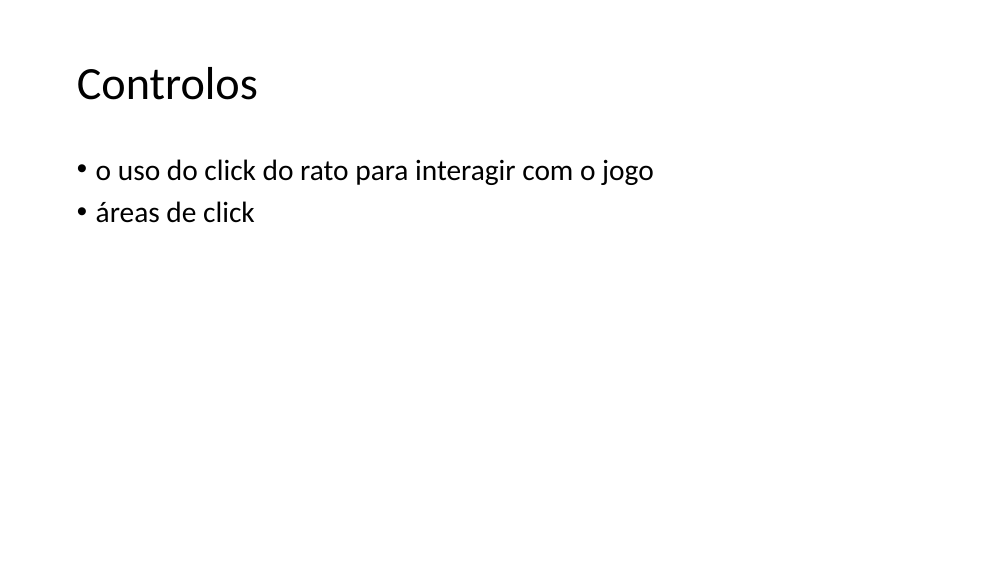
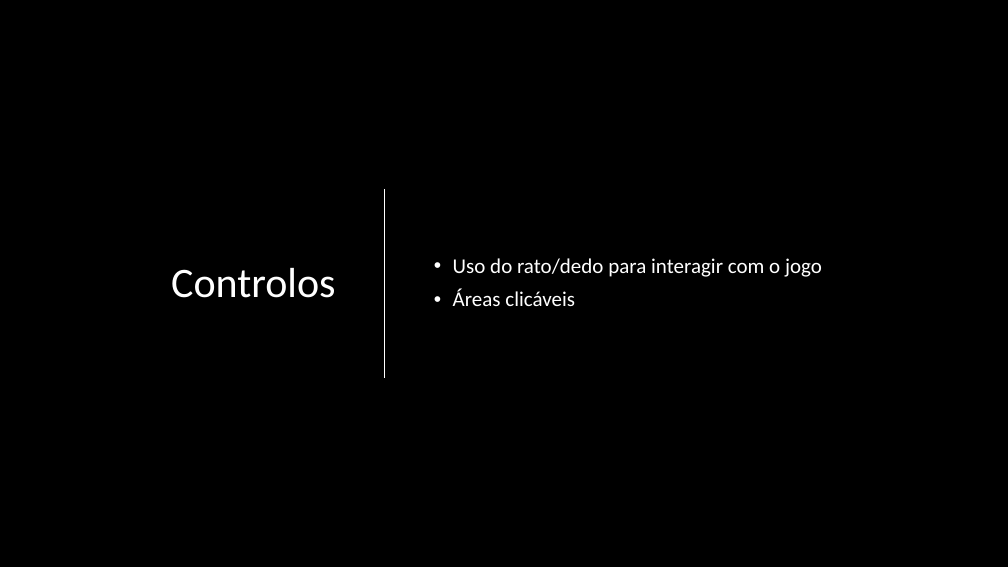
Before and after one commit to 1diogoguimaraes/Academics, a slide deck: slide 4 of DJW/presentation/Jogo.pptx. Drawn at 1008x567 pixels with LibreOffice and Linux fonts; fonts in the diff are those of the drawing; background and template pictures are left out. Boxes give left, top, right and bottom in pixels: in the first picture for what was removed or moved away, otherwise in the second. Text is boxed around its words. In the diff, an @@ line names an element or a change of style, - is before the commit and + after.

```diff
--- a/DJW/presentation/Jogo.pptx
+++ b/DJW/presentation/Jogo.pptx
@@ background #FFFFFF to picture (left out) @@
@@ title "Controlos": place and size @@
-title "Controlos" at (77,67,258,100)
+title "Controlos" at (171,268,335,298)
@@ title "Controlos" at (171,268,335,298): size 44 to 40 pt, text colour #000000 to #FFFFFF; alignment left to right @@
@@ text "Uso do rato/dedo para interagir ..." at (453,258,822,306): vertical alignment top to middle @@
@@ line added from (385, 189) to (385, 378), #FFFFFF 1.25 pt @@
@@ text at (453,258,822,306): text changed; size 28 to 20 pt; text colour #000000 to #FFFFFF @@
-• o uso do click do rato para interagir com o jogo
-• áreas de click
+• Uso do rato/dedo para interagir com o jogo
+• Áreas clicáveis
```
Also in this commit, not shown: 4 other slides changed, 1 slide added, 2 slides removed.
